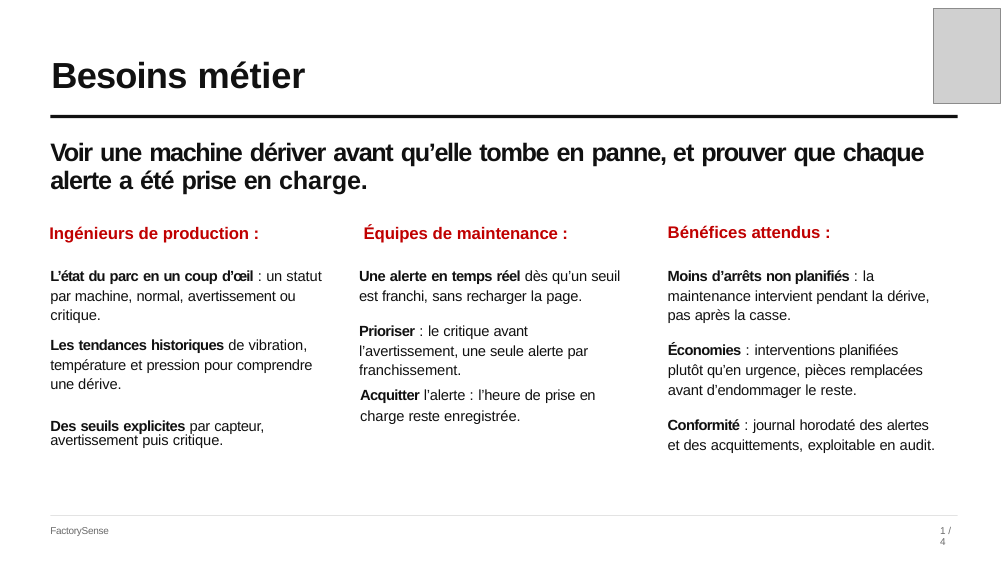
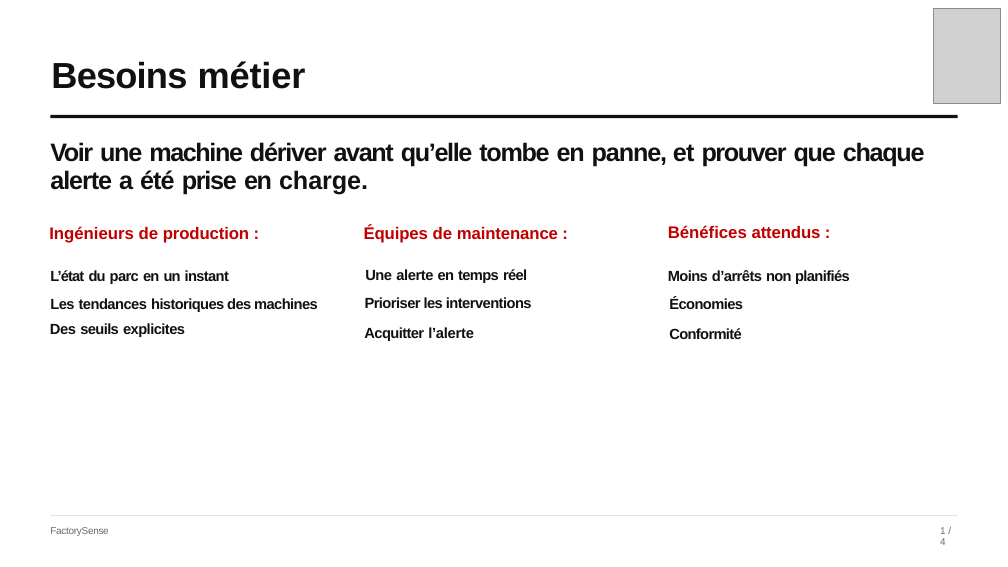
Before and after one commit to tVelard/FactorySense, a slide deck: slide 2 of presentation/slides.pptx. Drawn at 1008x567 pixels with LibreOffice and Linux fonts; fonts in the diff are those of the drawing; grey boxes stand for pictures. Boxes give left, top, right and bottom in pixels: in the first picture for what was removed or moved away, otherwise in the second. Text is boxed around its words. In the diff, an @@ line names an element or a change of style, - is before the commit and + after.

```diff
--- a/presentation/slides.pptx
+++ b/presentation/slides.pptx
@@ text at bbox=[365, 269, 527, 283]: text changed; bold on @@
-Une alerte en temps réel dès qu’un seuil est franchi, sans recharger la page.
+Une alerte en temps réel
@@ text at bbox=[50, 270, 229, 284]: text changed; bold on @@
-L’état du parc en un coup d’œil : un statut par machine, normal, avertissement ou critique.
+L’état du parc en un instant
@@ text added at bbox=[50, 298, 318, 312], 14 pt, text #111111, bold @@
+Les tendances historiques des machines
@@ text added at bbox=[365, 297, 532, 308], 14 pt, text #111111, bold @@
+Prioriser les interventions
@@ text at bbox=[668, 270, 850, 284]: text changed; bold on @@
-Moins d’arrêts non planifiés : la maintenance intervient pendant la dérive, pas après la casse.
+Moins d’arrêts non planifiés
@@ text added at bbox=[669, 297, 743, 309], 14 pt, text #111111, bold @@
+Économies
@@ text at bbox=[50, 323, 185, 337]: text changed; bold on @@
-Des seuils explicites par capteur, avertissement puis critique.
+Des seuils explicites
@@ text at bbox=[364, 327, 474, 341]: text changed; bold on @@
-Prioriser : le critique avant l’avertissement, une seule alerte par franchissement.
+Acquitter l’alerte
@@ text added at bbox=[669, 328, 741, 339], 14 pt, text #111111, bold @@
+Conformité
@@ text removed at bbox=[50, 339, 313, 389] @@
-Les tendances historiques de vibration, température et pression pour comprendre une dérive.
@@ text removed at bbox=[668, 343, 923, 398] @@
-Économies : interventions planifiées plutôt qu’en urgence, pièces remplacées avant d’endommager le reste.
@@ text removed at bbox=[360, 389, 596, 424] @@
-Acquitter l’alerte : l’heure de prise en charge reste enregistrée.
@@ text removed at bbox=[668, 419, 935, 453] @@
-Conformité : journal horodaté des alertes et des acquittements, exploitable en audit.
```
Also in this commit, not shown: 4 other slides changed.
